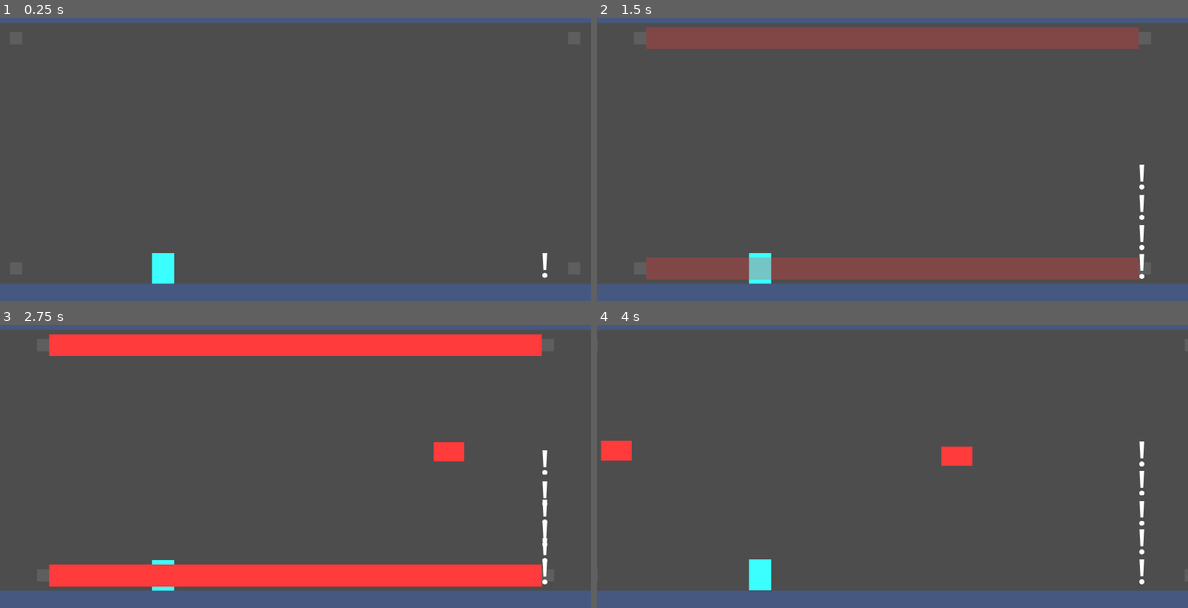
Above: before the commit, frames 1-4 (two rows, left to right).
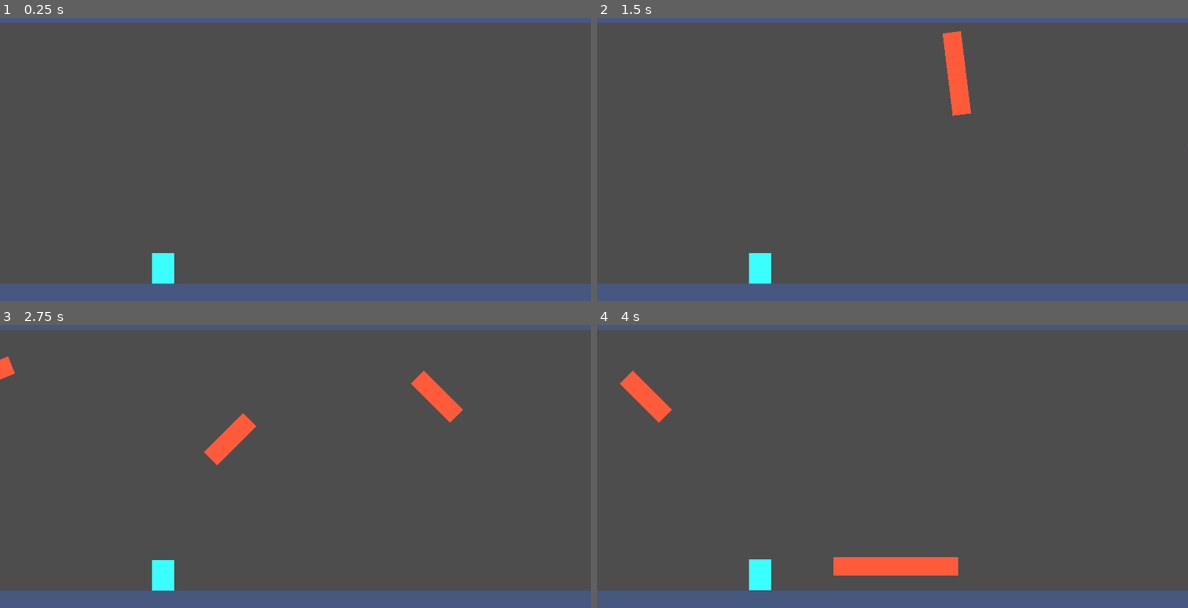
Above: after the commit, the same moments.

Repository: aburak621/jetride
Game: Godot game, scene res://scenes/game.tscn
Two runs of this game, one before a commit and one after it. Both use one fixed random seed, a clock stepped at 60 frames per second and the inputs below.
Inputs:
- Up to frame 1 (0.25 s): no input
- Up to frame 2 (1.5 s): tap Space (jump) at 0.77 s
- Up to frame 3 (2.75 s): tap Space (jump) at 1.52 s
- Up to frame 4 (4 s): tap Space (jump) at 3.02, 3.77 s

The runs differ from the first frame. In frame 1, less than 0.1% of the frame differs, in the area x 91-93%, y 83-92%; in frame 2, 14%; in frame 3, 15%, in the area x 0-93%, y 3-93%; in frame 4, 3.0%.

Commit message:
Add obstacle spawn logic

Diff:
--- a/scenes/chunk.tscn
+++ b/scenes/chunk.tscn
@@ -7,3 +7,7 @@
 
 [node name="VisibleOnScreenNotifier2D" type="VisibleOnScreenNotifier2D" parent="." unique_id=2026590173]
 rect = Rect2(0, -10, 270, 20)
+
+[node name="ColorRect" type="ColorRect" parent="." unique_id=350902840]
+offset_right = 40.0
+offset_bottom = 40.0
--- a/scenes/laser.tscn
+++ b/scenes/laser.tscn
@@ -156,7 +156,7 @@
 
 [sub_resource type="Animation" id="Animation_a7dhc"]
 resource_name = "enter"
-length = 0.5
+length = 2.5
 tracks/0/type = "value"
 tracks/0/imported = false
 tracks/0/enabled = true
@@ -164,10 +164,38 @@
 tracks/0/interp = 2
 tracks/0/loop_wrap = true
 tracks/0/keys = {
+"times": PackedFloat32Array(2, 2.5),
+"transitions": PackedFloat32Array(1, 1),
+"update": 0,
+"values": [Vector2(-1000, -20), Vector2(-840, -20)]
+}
+tracks/1/type = "value"
+tracks/1/imported = false
+tracks/1/enabled = true
+tracks/1/path = NodePath("ColorRect2:position")
+tracks/1/interp = 1
+tracks/1/loop_wrap = true
+tracks/1/keys = {
+"times": PackedFloat32Array(2, 2.5),
+"transitions": PackedFloat32Array(1, 1),
+"update": 0,
+"values": [Vector2(960, -20), Vector2(800, -20)]
+}
+
+[sub_resource type="Animation" id="Animation_jjj73"]
+resource_name = "enter"
+length = 0.5
+tracks/0/type = "value"
+tracks/0/imported = false
+tracks/0/enabled = true
+tracks/0/path = NodePath("ColorRect:position")
+tracks/0/interp = 2
+tracks/0/loop_wrap = true
+tracks/0/keys = {
 "times": PackedFloat32Array(0, 0.5),
 "transitions": PackedFloat32Array(1, 1),
 "update": 0,
-"values": [Vector2(-1000, -20), Vector2(-840, -20)]
+"values": [Vector2(-840, -20), Vector2(-1000, -20)]
 }
 tracks/1/type = "value"
 tracks/1/imported = false
@@ -179,14 +207,15 @@
 "times": PackedFloat32Array(0, 0.5),
 "transitions": PackedFloat32Array(1, 1),
 "update": 0,
-"values": [Vector2(960, -20), Vector2(800, -20)]
+"values": [Vector2(800, -20), Vector2(960, -20)]
 }
 
 [sub_resource type="AnimationLibrary" id="AnimationLibrary_a7dhc"]
 _data = {
 &"RESET": SubResource("Animation_5no5p"),
 &"activate": SubResource("Animation_xmihv"),
-&"enter": SubResource("Animation_a7dhc")
+&"enter": SubResource("Animation_a7dhc"),
+&"exit": SubResource("Animation_jjj73")
 }
 
 [node name="Laser" type="Node2D" unique_id=488782960]
--- a/scripts/chunk.gd
+++ b/scripts/chunk.gd
@@ -2,6 +2,8 @@
 
 @onready var game: Game = get_tree().get_first_node_in_group("game")
 @onready var visible_notifier: VisibleOnScreenNotifier2D = $VisibleOnScreenNotifier2D
+
+var chunk_width: float
 
 
 func _ready() -> void:
@@ -13,7 +15,11 @@
 
 
 func set_chunk_width(width: float) -> void:
-	visible_notifier.rect.size.x = width + 100
+	chunk_width = width + 100
+	visible_notifier.rect.size.x = chunk_width
+
+	var rect := $ColorRect
+	rect.position.x = chunk_width
 
 
 func _on_screen_exited() -> void:
--- a/scripts/game.gd
+++ b/scripts/game.gd
@@ -1,10 +1,23 @@
 class_name Game extends Node
 
-@export var game_speed: float = 800
-@export var max_game_speed: float = 1000
-@export var game_speed_increase_rate: float = (max_game_speed - game_speed) / 120
+@export var game_start_speed: float = 1000
+@export var max_game_speed: float = 2000
+
+@onready var player: Player = get_tree().get_first_node_in_group("player")
+
+var game_speed: float
+var difficulty_scaling: float = 1
+var distance_travelled: float
+var max_scaling_distance: float = 400000
 
 
 func _physics_process(delta: float) -> void:
-	game_speed += game_speed_increase_rate * delta
-	game_speed = clamp(game_speed, 0, max_game_speed)
+	distance_travelled += game_speed * delta
+
+	game_speed = clamp(
+		remap(distance_travelled, 0, max_scaling_distance, game_start_speed, max_game_speed),
+		game_start_speed,
+		max_game_speed
+	)
+
+	difficulty_scaling = clamp(remap(distance_travelled, 0, max_scaling_distance, 1, 3), 1, 3)
--- a/scripts/laser_array.gd
+++ b/scripts/laser_array.gd
@@ -3,16 +3,18 @@
 @export var laser_array_data: Array[LaserAnimation]
 
 var animation_players: Array[AnimationPlayer]
+var enter_animation_length: float
 
 
 func _ready() -> void:
 	for child in get_children():
 		animation_players.append(child.get_node("AnimationPlayer") as AnimationPlayer)
+	enter_animation_length = animation_players[0].get_animation("enter").length
 
 	visible = true
 
 
-func activate_lasers() -> void:
+func activate_lasers() -> float:
 	var used_lasers: Dictionary[int, bool]
 	var animation := laser_array_data.pick_random() as LaserAnimation
 	for keyframe in animation.keyframes:
@@ -20,7 +22,7 @@
 		for i in range(7):
 			if flag & (1 << i):
 				used_lasers[i] = true
-		get_tree().create_timer(keyframe + 0.5).timeout.connect(
+		get_tree().create_timer(keyframe + enter_animation_length).timeout.connect(
 			func() -> void:
 				for i in range(7):
 					if flag & (1 << i):
@@ -31,8 +33,11 @@
 		animation_players[laser].play("enter")
 
 	var last_keyframe: float = animation.keyframes.keys().max()
-	get_tree().create_timer(last_keyframe + 3 + 0.5).timeout.connect(
+	get_tree().create_timer(last_keyframe + enter_animation_length + 3).timeout.connect(
 		func() -> void:
 			for laser in used_lasers:
-				animation_players[laser].play_backwards("enter")
+				animation_players[laser].play("exit")
 	)
+
+	var exit_animation_length := 0.5
+	return last_keyframe + enter_animation_length + 3 + exit_animation_length
--- a/scripts/obstacle_manager.gd
+++ b/scripts/obstacle_manager.gd
@@ -13,10 +13,21 @@
 const rocket_warning_scene: PackedScene = preload("uid://kg8ik52anvpi")
 const rocket_scene: PackedScene = preload("uid://b6kibjr7qb5gl")
 var spacing: float
+var chunk_spacing: float
+var distance_until_next_chunk: float = 100
 
 
-func _ready() -> void:
-	spawn_chunk()
+func _physics_process(delta: float) -> void:
+	distance_until_next_chunk -= game.game_speed * delta
+
+	if distance_until_next_chunk <= 0:
+		chunk_spacing = (
+			[0, 1, 1.5, 2].pick_random()
+			* 480
+			* remap(game.game_speed, initial_game_speed, game.max_game_speed, 1, 3)
+		)
+		var last_chunk := spawn_chunk()
+		distance_until_next_chunk += last_chunk.chunk_width + chunk_spacing
 
 
 func spawn_zappers(count: int, chunk: Chunk) -> void:
@@ -40,7 +51,9 @@
 		var coin_scene: PackedScene = coin_scenes.pick_random()
 		var coins := coin_scene.instantiate() as Node2D
 		chunk.add_child(coins)
-		var coins_size: Vector2 = (coins.get_node("VisibleOnScreenNotifier2D") as VisibleOnScreenNotifier2D).rect.size
+		var coins_size: Vector2 = (
+			(coins.get_node("VisibleOnScreenNotifier2D") as VisibleOnScreenNotifier2D).rect.size
+		)
 		coins.position.x += spawn_point.x
 		spawn_point.x += coins_size.x
 		spawn_point.x += spacing * remap(coins_size.x, 560, 1400, 1, 1.5)
@@ -51,10 +64,12 @@
 func spawn_rocket_warnings(count: int) -> void:
 	for i in count:
 		var rocket_warning := rocket_warning_scene.instantiate() as RocketWarning
-		rocket_warning.global_position = Vector2(1770, player.global_position.y + sign(575 - player.global_position.y) * 11)
+		rocket_warning.global_position = Vector2(
+			1770, player.global_position.y + sign(575 - player.global_position.y) * 11
+		)
 		get_parent().add_child(rocket_warning)
 		rocket_warning.timeout.connect(spawn_rocket)
-		await get_tree().create_timer(0.38).timeout # TODO: Might randomize rocket spawn intervals.
+		await get_tree().create_timer(0.38).timeout  # TODO: Might randomize rocket spawn intervals.
 
 
 func spawn_rocket(y_position: float) -> void:
@@ -64,8 +79,9 @@
 	get_parent().add_child(rocket)
 
 
-func spawn_lasers() -> void:
-	laser_array.activate_lasers()
+func spawn_lasers(chunk: Chunk) -> void:
+	var delay := laser_array.activate_lasers() * game.game_speed
+	chunk.set_chunk_width(delay)
 
 
 func generate_new_spacing() -> void:
@@ -76,12 +92,38 @@
 	)
 
 
-func spawn_chunk() -> void:
+func spawn_chunk() -> Chunk:
 	var chunk: Chunk = chunk_scene.instantiate()
 	add_child(chunk)
 	chunk.global_position.y = global_position.y
-	# spawn_zappers(40, chunk)
-	# spawn_coins(40, chunk)
-	await get_tree().process_frame
-	spawn_lasers()
-	spawn_rocket_warnings(40)
+
+	var random_roll := randf()
+	if random_roll <= 0.7:
+		spawn_zappers(
+			floor(
+				(
+					randi_range(1, 4)
+					* randf_range(
+						clamp(game.difficulty_scaling / 2, 1, game.difficulty_scaling),
+						game.difficulty_scaling
+					)
+				)
+			),
+			chunk
+		)
+	elif random_roll <= 0.95:
+		spawn_coins(
+			floor(randi_range(1, 3) * clamp(randf_range(1, game.difficulty_scaling), 1, 2)), chunk
+		)
+	elif random_roll <= 1:
+		spawn_lasers(chunk)
+
+	if randf() <= 0.1:
+		if randf() <= 0.05:
+			spawn_rocket_warnings(8)
+		else:
+			spawn_rocket_warnings(
+				floor(randi_range(1, 3) * clamp(randf_range(1, game.difficulty_scaling), 1, 2))
+			)
+
+	return chunk
--- a/scripts/rocket_warning.gd
+++ b/scripts/rocket_warning.gd
@@ -2,7 +2,7 @@
 
 signal timeout(y_position: float)
 
-@export var speed: float = 150
+@export var speed: float = 200
 
 @onready var player: Player = get_tree().get_first_node_in_group("player")
 
Not shown, changed: todo.md
